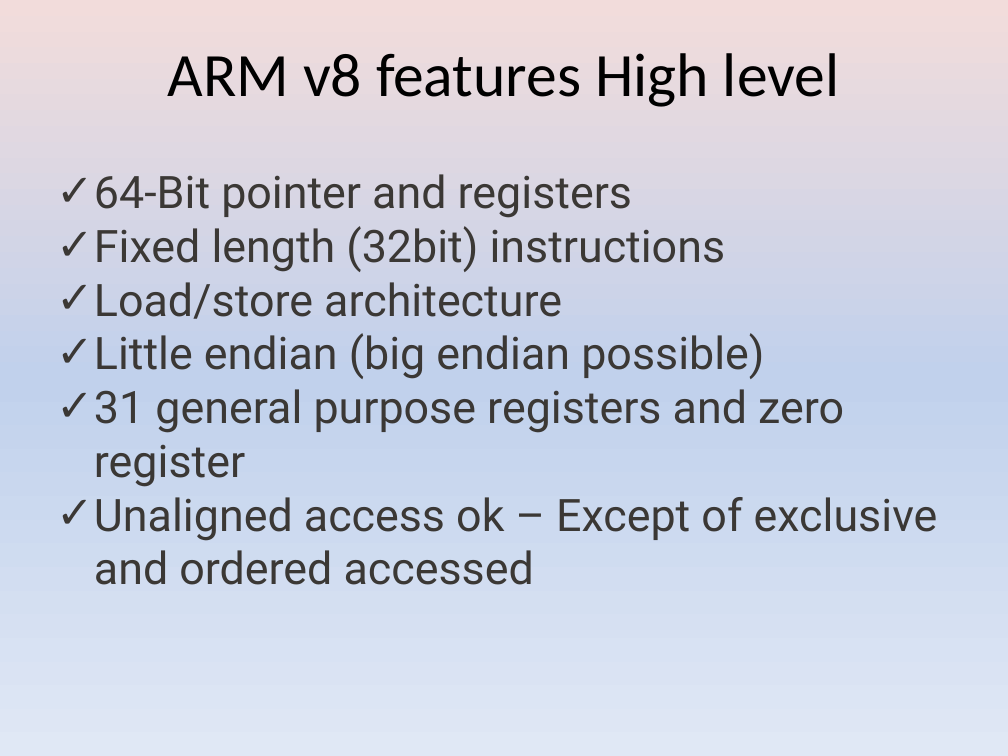
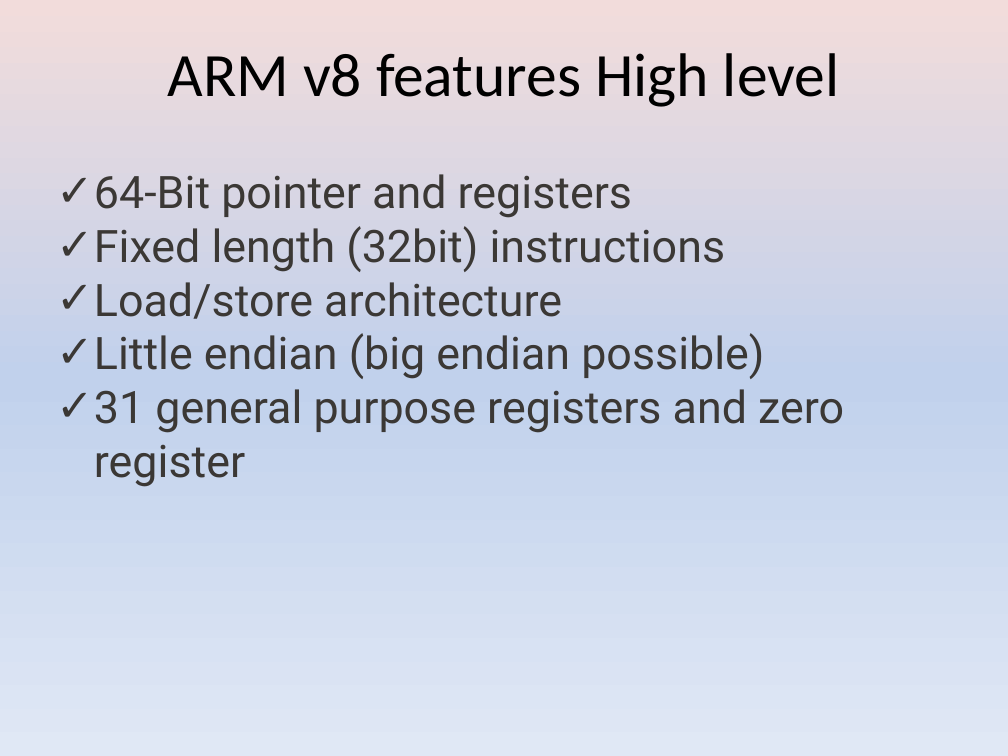
Before and after one commit to girishsukukumar/ARM-Architecture, a slide deck: slide 8 of 14.ARMV8Arch.pptx (slide 4 before the commit). Drawn at 1008x756 pixels with LibreOffice and Linux fonts; fonts in the diff are those of the drawing. Boxes give left, top, right and bottom in pixels: in the first picture for what was removed or moved away, otherwise in the second. Text is boxed around its words. In the diff, an @@ line names an element or a change of style, - is before the commit and + after.

```diff
--- a/14.ARMV8Arch.pptx
+++ b/14.ARMV8Arch.pptx
@@ text at (94,497,938,585): paragraph removed @@
-✓ Unaligned access ok – Except of exclusive and ordered accessed
```
Also in this commit, not shown: 6 other slides changed, 38 slides added.
